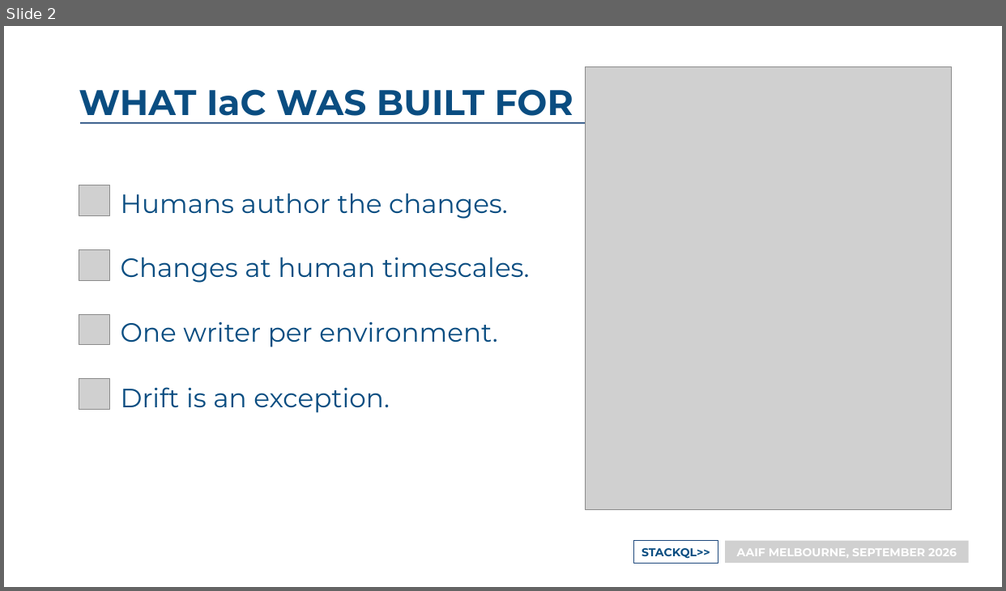
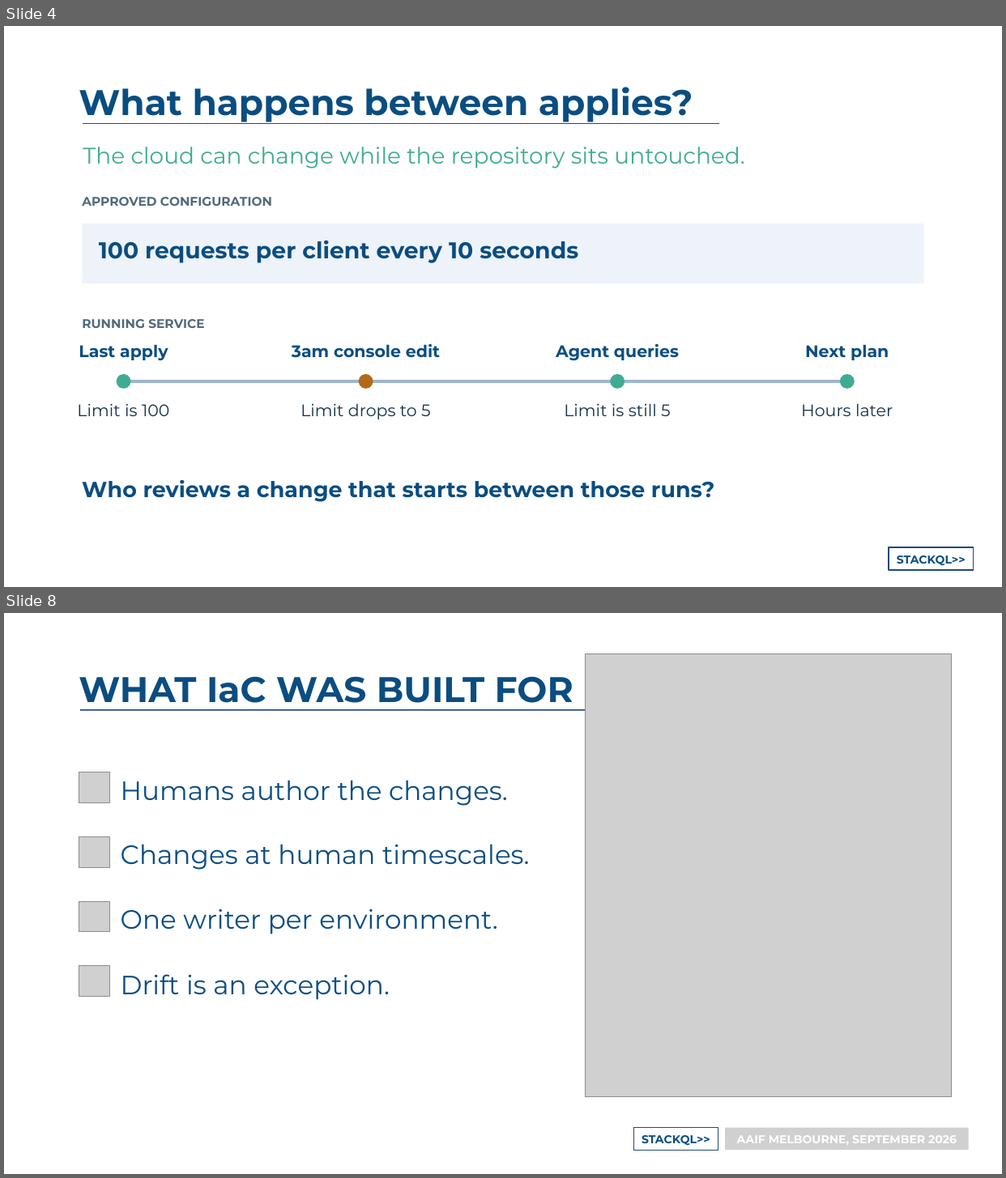
Before and after one commit to stackql-labs/agentic-platform-engineering, a slide deck: 12-26 AI Engineer/presentation/Query Before Mutation - AI Engineer Sydney 2026.pptx. Shown one above the other, each under a label of ours: slide 2 before the commit, slides 4 and 8 after it; the slides between them are not shown. The pictures are 1006x591 and 1006x1178 pixels, drawn with LibreOffice and Linux fonts; fonts in the diff are those of the drawing; grey boxes stand for pictures. Boxes give left, top, right and bottom in pixels: in the first picture for what was removed or moved away, otherwise in the second. Text is boxed around its words. In the diff, an @@ line names an element or a change of style, - is before the commit and + after.

```diff
--- a/12-26 AI Engineer/presentation/Query Before Mutation - AI Engineer Sydney 2026.pptx
+++ b/12-26 AI Engineer/presentation/Query Before Mutation - AI Engineer Sydney 2026.pptx
@@ slide 4 added at <box>4,26,1002,587</box>, background #FFFFFF @@
@@ text added at <box>79,87,693,124</box>, 56.5 pt, text #0A4D81, bold @@
+What happens between applies?
@@ line added from (83, 123) to (719, 123), #1F497D 2.25 pt @@
@@ text added at <box>83,147,744,169</box>, 36 pt, text #3FAC92 @@
+The cloud can change while the repository sits untouched.
@@ text added at <box>82,197,272,206</box>, 19.8 pt, text #52697B, bold @@
+APPROVED CONFIGURATION
@@ rectangle added at <box>82,224,924,284</box>, fill #EEF3F9 @@
@@ text added at <box>99,241,578,263</box>, 36.3 pt, text #0A4D81, bold @@
+100 requests per client every 10 seconds
@@ text added at <box>82,319,204,328</box>, 19.8 pt, text #52697B, bold @@
+RUNNING SERVICE
@@ text added at <box>79,344,168,361</box>, 26.4 pt, text #0A4D81, bold @@
+Last apply
@@ text added at <box>292,344,440,358</box>, 26.4 pt, text #0A4D81, bold @@
+3am console edit
@@ text added at <box>556,344,679,361</box>, 26.4 pt, text #0A4D81, bold @@
+Agent queries
@@ text added at <box>805,344,889,361</box>, 26.4 pt, text #0A4D81, bold @@
+Next plan
@@ ellipse added at <box>117,374,131,389</box>, fill #3FAC92 @@
@@ line added from (124, 382) to (847, 382), #9DB6D0 4.95 pt @@
@@ ellipse added at <box>358,374,373,389</box>, fill #B16B16 @@
@@ ellipse added at <box>610,374,624,389</box>, fill #3FAC92 @@
@@ ellipse added at <box>840,374,854,389</box>, fill #3FAC92 @@
@@ text added at <box>77,404,170,416</box>, 26.4 pt, text #15334A @@
+Limit is 100
@@ text added at <box>300,403,431,420</box>, 26.4 pt, text #15334A @@
+Limit drops to 5
@@ text added at <box>564,403,671,416</box>, 26.4 pt, text #15334A @@
+Limit is still 5
@@ text added at <box>801,403,893,416</box>, 26.4 pt, text #15334A @@
+Hours later
@@ text added at <box>82,480,715,502</box>, 34.6 pt, text #0A4D81, bold @@
+Who reviews a change that starts between those runs?
@@ rectangle added at <box>889,548,974,570</box>, outline #1F497D 1.5 pt, 18 pt, text #0A4D81, bold @@
+STACKQL>>
@@ what was slide 2 is now slide 8 @@
```
Also in this commit, not shown: 9 other slides added, 1 slide removed, 1 other file.
